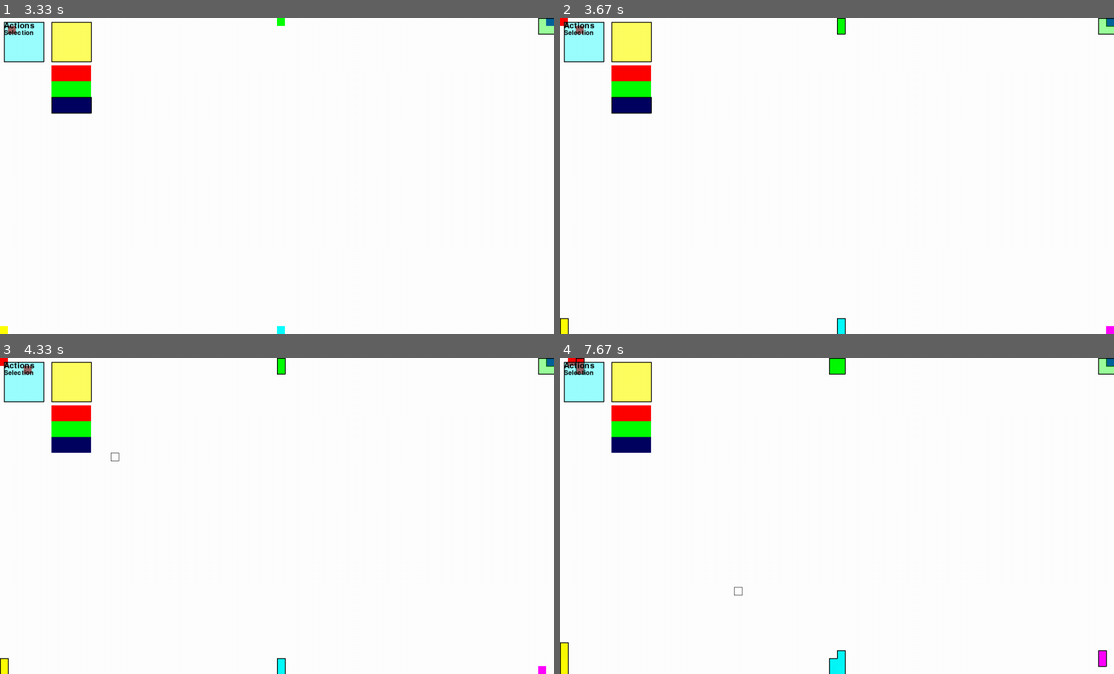
Above: before the commit, frames 1-4 (two rows, left to right).
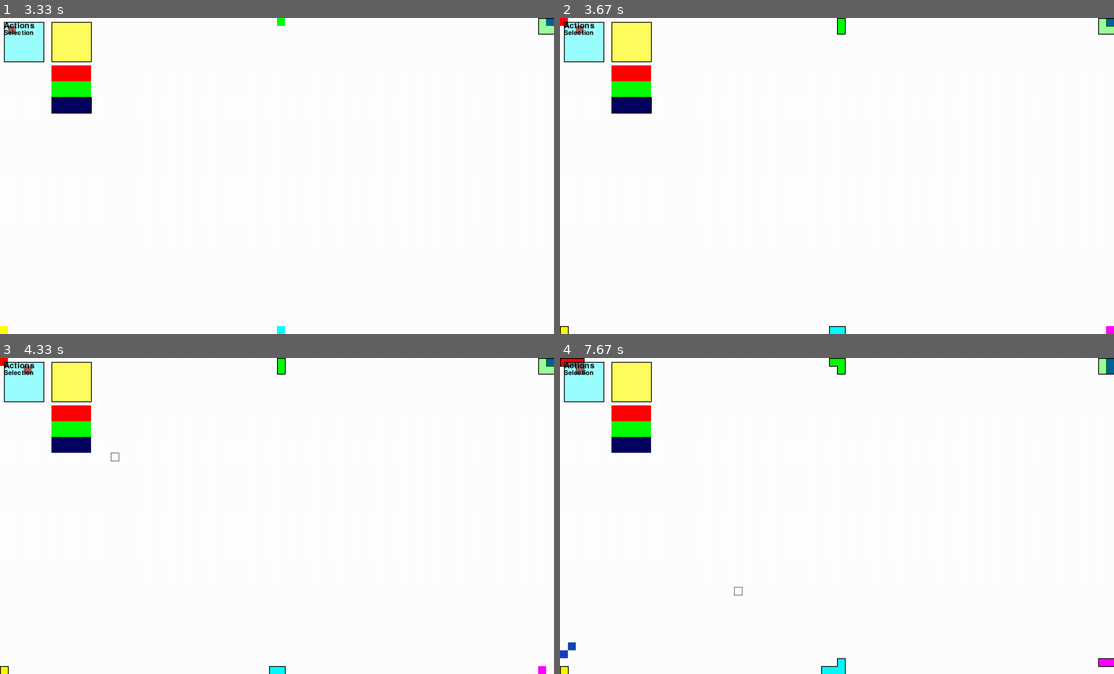
Above: after the commit, the same moments.

Repository: sbwhitt/pygame-life-simulation
Game: pygame game, started from main.py
Two runs of this game, one before a commit and one after it. Both use one fixed random seed, a clock stepped at 60 frames per second and the inputs below.
Inputs (mouse positions are in pixels of both pictures, inside the frame that each line leads up to):
- Up to frame 1 (3.33 s): click (448, 24) at 0.38 s; tap Enter at 0.67 s; click (105, 128) at 1.05 s; tap E at 1.33 s; click "Actions" at 1.72 s; click "Selection" at 2.05 s; click (72, 40) at 2.38 s; click (199, 109) at 2.72 s; click (66, 106) at 3.05 s
- Up to frame 2 (3.67 s): tap E at 3.33 s
- Up to frame 3 (4.33 s): click (393, 459) at 3.72 s; click (116, 455) at 4.05 s
- Up to frame 4 (7.67 s): click (859, 503) at 4.38 s; click (676, 497) at 4.72 s; click (753, 607) at 5.05 s; click (670, 632) at 5.38 s; click (748, 414) at 5.72 s; click (781, 503) at 6.05 s; click (704, 433) at 6.38 s; click (936, 620) at 6.72 s; click (803, 421) at 7.05 s; click (731, 595) at 7.38 s

Frame 1 is identical in both runs. In frame 2, 0.1% of the frame differs, in the area x 0-52%, y 94-100%; in frame 3, 0.1%; in frame 4, 0.5%, in the area x 0-100%, y 0-100%.

Commit message:
add random spawn choices

Diff:
--- a/src/entities/entity.py
+++ b/src/entities/entity.py
@@ -92,9 +92,13 @@
     def _choose_spawn_location(self) -> tuple|None:
         # up left down right
         dirs = [(0, -settings.ENT_WIDTH), (-settings.ENT_WIDTH, 0), (0, settings.ENT_WIDTH), (settings.ENT_WIDTH, 0)]
+        choices = []
         for i in range(len(self.edges)):
             if self.edges[i]:
-                return (self.loc[0] + dirs[i][0], self.loc[1] + dirs[i][1])
+                choices.append(i)
+        if len(choices) > 0:
+            choice = random.randint(0, len(choices)-1)
+            return utils.add_twoples(self.loc, dirs[choice])
         return None
 
     def _degenerate(self) -> None:
